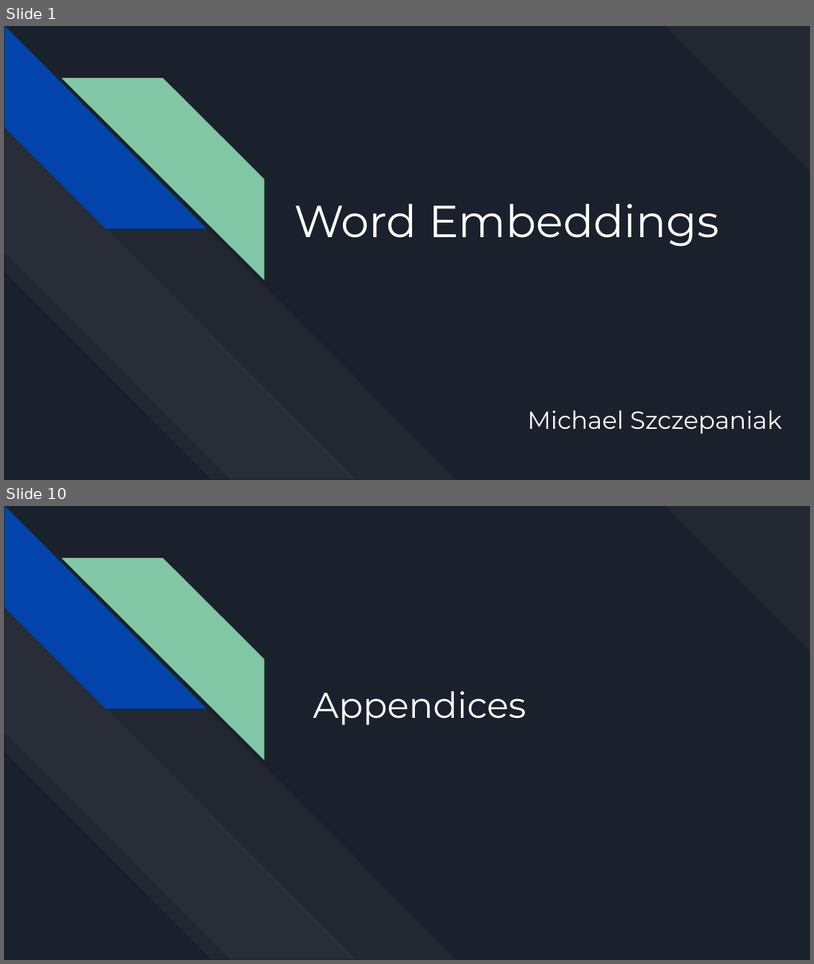
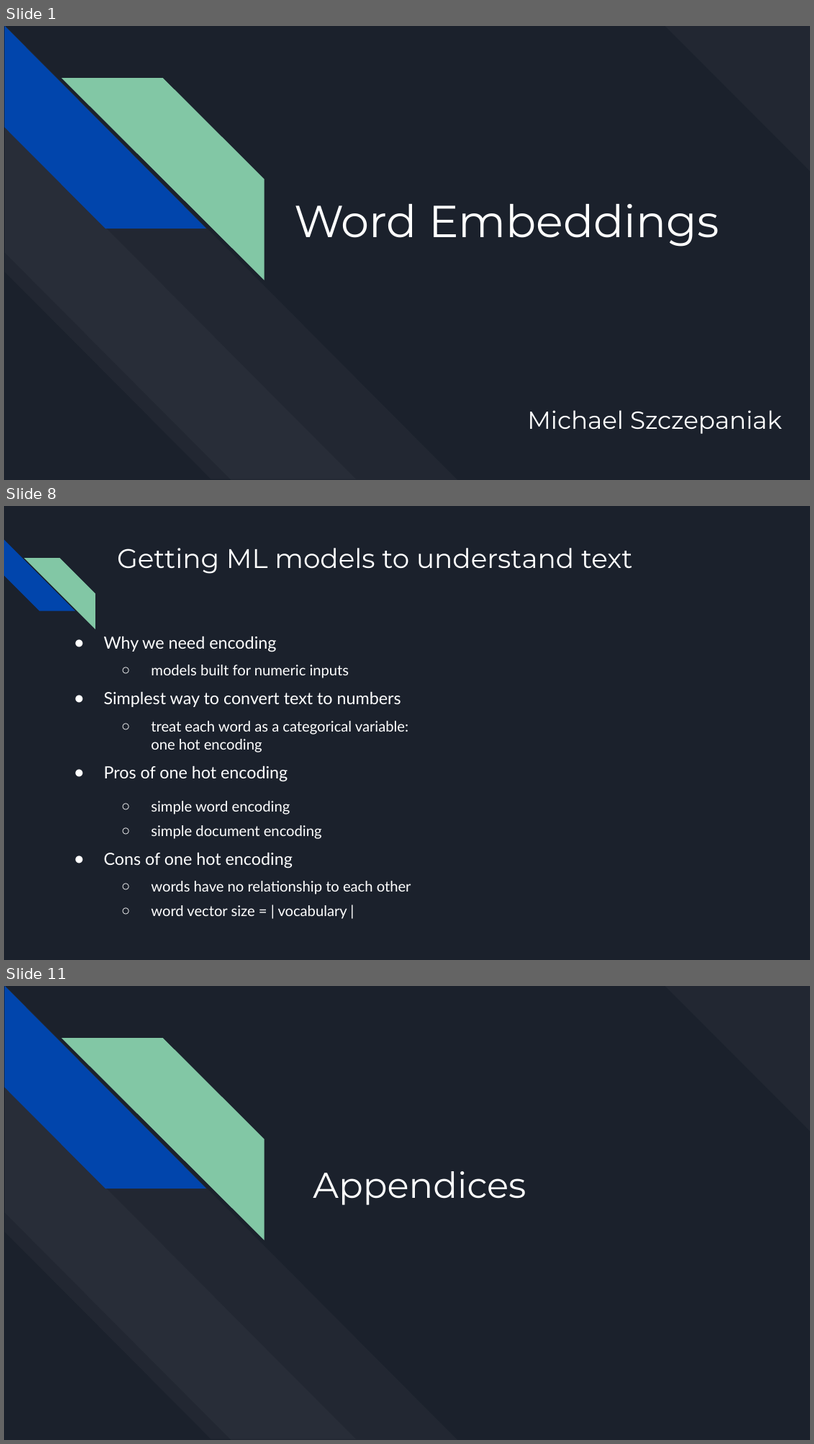
Before and after one commit to MichaelSzczepaniak/WordEmbeddings, a slide deck: word_embeddings_30min.odp. Shown one above the other, each under a label of ours: slides 1 and 10 before the commit, slides 1, 8 and 11 after it; the slides between them are not shown. The pictures are 814x964 and 814x1444 pixels, drawn with LibreOffice and Linux fonts; fonts in the diff are those of the drawing. Boxes give left, top, right and bottom in pixels: in the first picture for what was removed or moved away, otherwise in the second. Text is boxed around its words. In the diff, an @@ line names an element or a change of style, - is before the commit and + after.

```diff
--- a/word_embeddings_30min.odp
+++ b/word_embeddings_30min.odp
@@ slide 8 added at (4, 506, 810, 960), background #1B212C @@
@@ diag stripe added at (4, 540, 75, 611), fill #0145AC @@
@@ title added at (117, 548, 633, 574), 24 pt, text #FFFFFF @@
+Getting ML models to understand text
@@ diag stripe added at (24, 558, 95, 628), fill #82C7A5 @@
@@ text added at (104, 636, 412, 919), 13 pt, text #FFFFFF @@
+● Why we need encoding
+  ○ models built for numeric inputs
+● Simplest way to convert text to numbers
+  ○ treat each word as a categorical variable:
+    one hot encoding
+● Pros of one hot encoding
+  ○ simple word encoding
+  ○ simple document encoding
+● Cons of one hot encoding
+  ○ words have no relationship to each other
+  ○ word vector size = | vocabulary |
@@ what was slide 10 is now slide 11 @@
```
Also in this commit, not shown: 7 slides changed, 3 other slides added, 3 slides removed, 1 other file.
